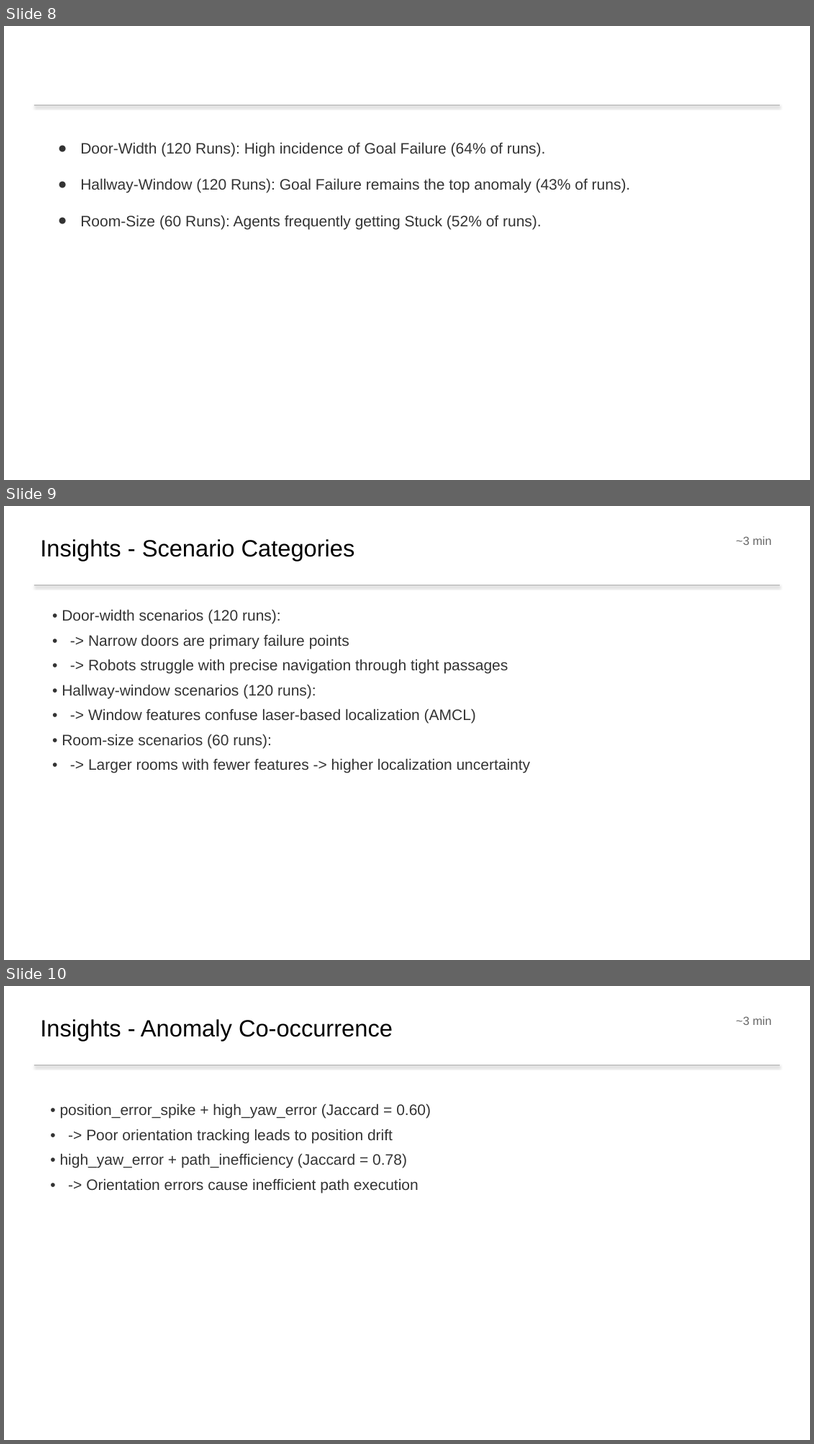
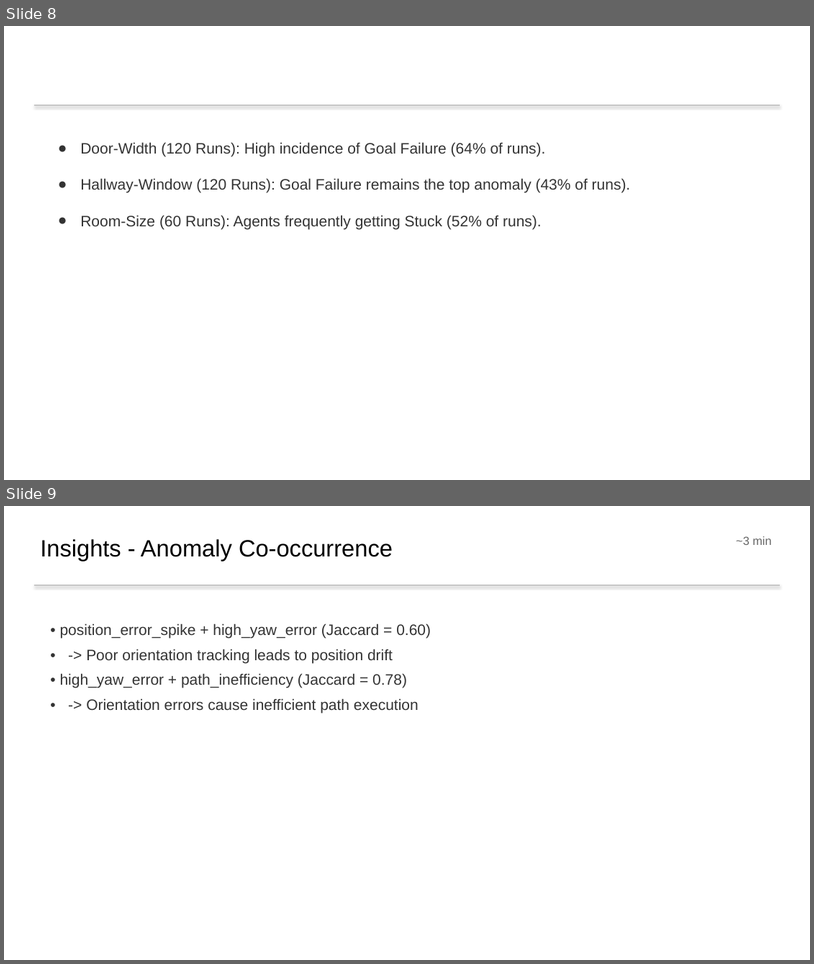
Before and after one commit to nasimpc/Robot-Navigation-Anomaly-Detection-and-Causal-Analysis, a slide deck: assignment3/Team2_Presentation.pptx. Shown one above the other, each under a label of ours: slides 8, 9 and 10 before the commit, slides 8 and 9 after it. The pictures are 814x1444 and 814x964 pixels, drawn with LibreOffice and Linux fonts; fonts in the diff are those of the drawing. Boxes give left, top, right and bottom in pixels: in the first picture for what was removed or moved away, otherwise in the second. Text is boxed around its words. In the diff, an @@ line names an element or a change of style, - is before the commit and + after.

```diff
--- a/assignment3/Team2_Presentation.pptx
+++ b/assignment3/Team2_Presentation.pptx
@@ slide 9 removed at (x1=4, y1=506, x2=810, y2=960), background #FFFFFF @@
@@ text removed at (x1=40, y1=539, x2=355, y2=561) @@
-Insights - Scenario Categories
@@ text removed at (x1=736, y1=536, x2=772, y2=545) @@
-~3 min
@@ rectangle removed at (x1=34, y1=584, x2=780, y2=586) @@
@@ text removed at (x1=62, y1=609, x2=531, y2=773) @@
-• Door-width scenarios (120 runs):
-• -> Narrow doors are primary failure points
-• -> Robots struggle with precise navigation through tight passages
-• Hallway-window scenarios (120 runs):
-• -> Window features confuse laser-based localization (AMCL)
-• Room-size scenarios (60 runs):
-• -> Larger rooms with fewer features -> higher localization uncertainty
@@ what was slide 10 is now slide 9 @@
```
Also in this commit, not shown: 3 slides changed, 2 slides added, 2 other slides removed.
